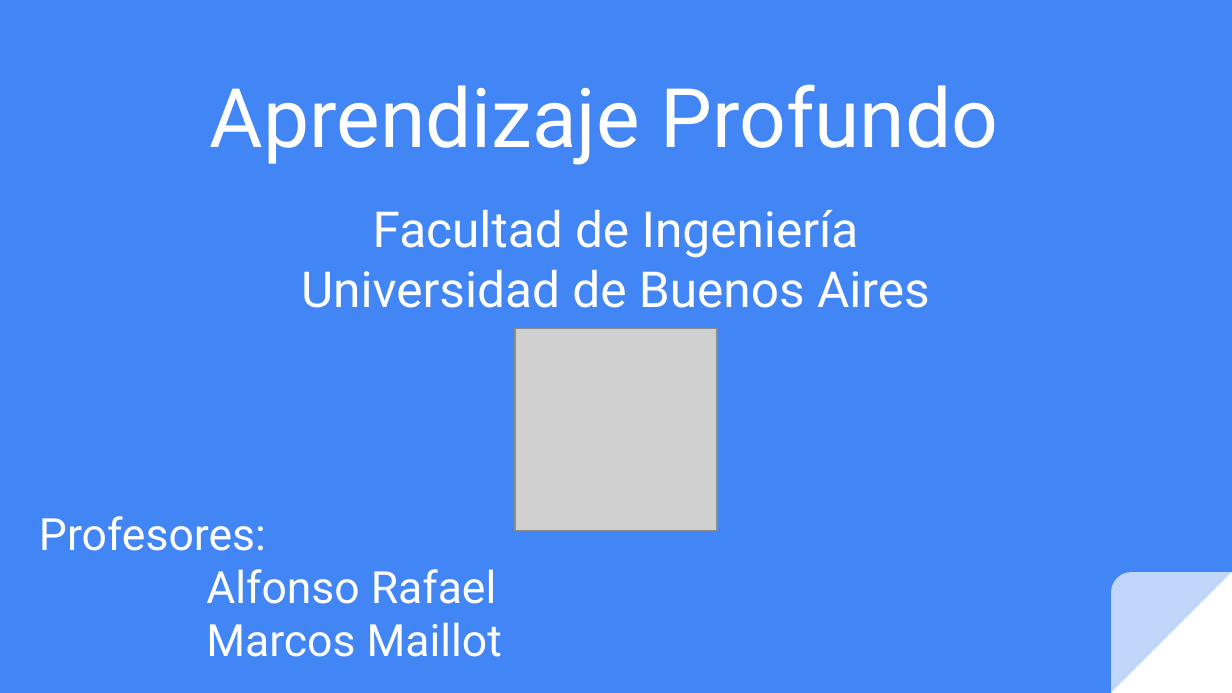
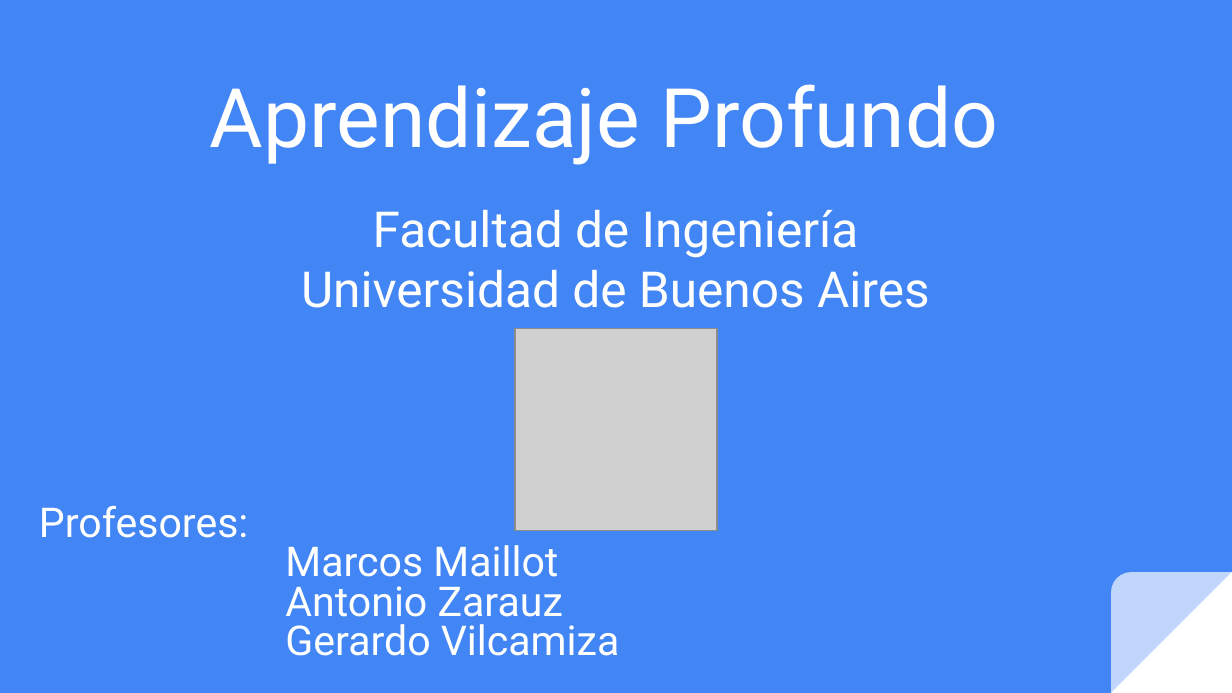
Before and after one commit to FIUBA-Posgrado-Inteligencia-Artificial/aprendizaje_profundo, a slide deck: slide 1 of clase_8/teoria/clase_8.pptx. Drawn at 1232x693 pixels with LibreOffice and Linux fonts; fonts in the diff are those of the drawing; grey boxes stand for pictures. Boxes give left, top, right and bottom in pixels: in the first picture for what was removed or moved away, otherwise in the second. Text is boxed around its words. In the diff, an @@ line names an element or a change of style, - is before the commit and + after.

```diff
--- a/clase_8/teoria/clase_8.pptx
+++ b/clase_8/teoria/clase_8.pptx
@@ subtitle at <box>39,506,558,587</box>: size 26 to 24.1 pt in "Profesores:", "Marcos Maillot"; line spacing 1 to 0.8 @@
@@ subtitle at <box>206,569,497,604</box>: paragraph removed @@
-Alfonso Rafael
@@ subtitle at <box>285,586,620,656</box>: paragraphs added @@
+Antonio Zarauz
+Gerardo Vilcamiza
```
Also in this commit, not shown: 6 other files.
